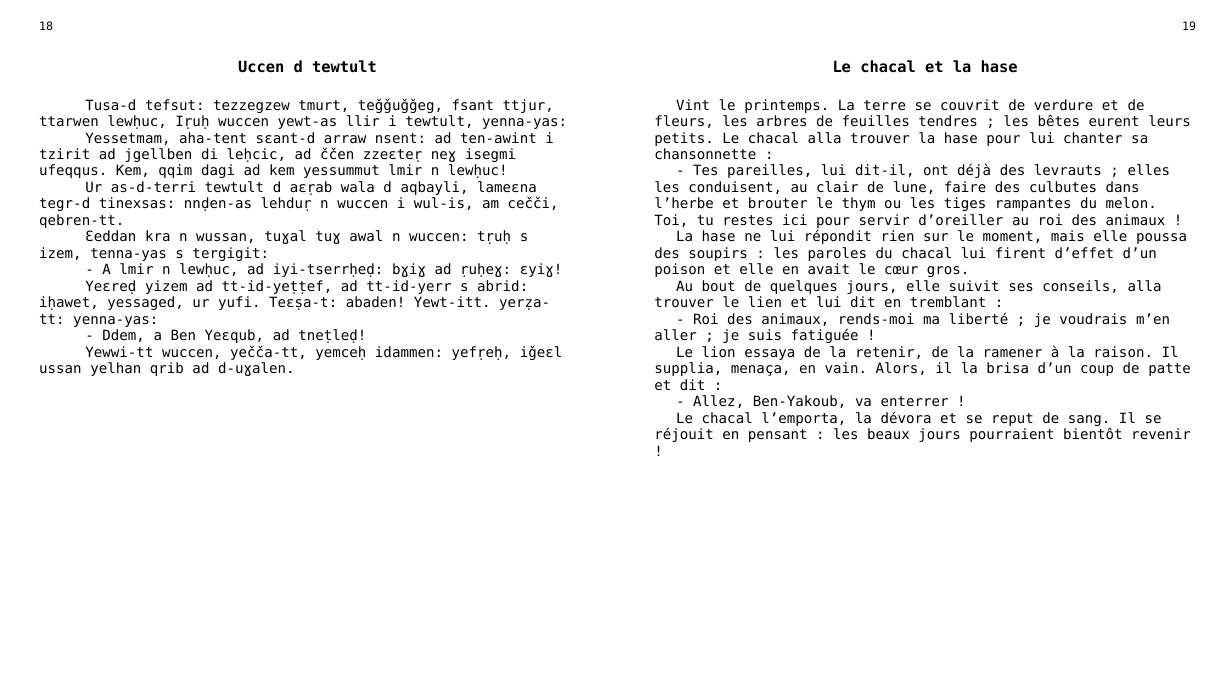
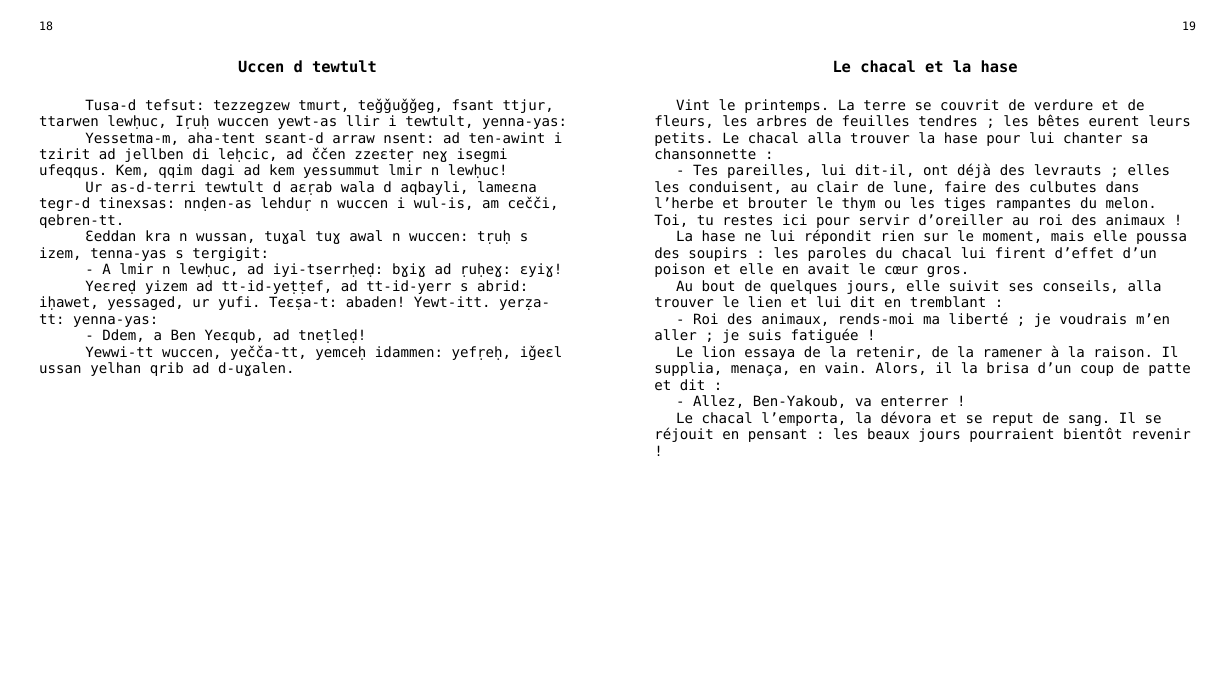
Before and after one commit to sferhah/tamacahut_n_wuccen, a slide deck: slide 5 of Uccen.ConsoleApp/uccen.pptx. Drawn at 1232x693 pixels with LibreOffice and Linux fonts; fonts in the diff are those of the drawing. Boxes give left, top, right and bottom in pixels: in the first picture for what was removed or moved away, otherwise in the second. Text is boxed around its words. In the diff, an @@ line names an element or a change of style, - is before the commit and + after.

```diff
--- a/Uccen.ConsoleApp/uccen.pptx
+++ b/Uccen.ConsoleApp/uccen.pptx
@@ table at [30,15,1205,668] @@
-row 3, column 1: Tusa-d tefsut: tezzegzew tmurt, teǧǧuǧǧeg, fsant ttjur, ttarwen lewḥuc, Iṛuḥ wuccen yewt-as llir i tewtult, yenna-yas: / Yessetmam, aha-tent sɛant-d arraw nsent: ad ten-awint i tzirit ad jgellben di leḥcic, ad ččen zzeɛteṛ neɣ isegmi ufeqqus. Kem, qqim dagi ad kem yessummut lmir n lewḥuc! / Ur as-d-terri tewtult d aɛṛab wala d aqbayli, lameɛna tegr-d tinexsas: nnḍen-as lehduṛ n wuccen i wul-is, am cečči, qebren-tt. / Ɛeddan kra n wussan, tuɣal tuɣ awal n wuccen: tṛuḥ s izem, tenna-yas s tergigit: / - A lmir n lewḥuc, ad iyi-tserrḥeḍ: bɣiɣ ad ṛuḥeɣ: ɛyiɣ! / Yeɛreḍ yizem ad tt-id-yeṭṭef, ad tt-id-yerr s abrid: iḥawet, yessaged, ur yufi. Teɛṣa-t: abaden! Yewt-itt. yerẓa-tt: yenna-yas: / - Ddem, a Ben Yeɛqub, ad tneṭleḍ! / Yewwi-tt wuccen, yečča-tt, yemceḥ idammen: yefṛeḥ, iǧeɛl ussan yelhan qrib ad d-uɣalen.
+row 3, column 1: Tusa-d tefsut: tezzegzew tmurt, teǧǧuǧǧeg, fsant ttjur, ttarwen lewḥuc, Iṛuḥ wuccen yewt-as llir i tewtult, yenna-yas: / Yessetma-m, aha-tent sɛant-d arraw nsent: ad ten-awint i tzirit ad jellben di leḥcic, ad ččen zzeɛteṛ neɣ isegmi ufeqqus. Kem, qqim dagi ad kem yessummut lmir n lewḥuc! / Ur as-d-terri tewtult d aɛṛab wala d aqbayli, lameɛna tegr-d tinexsas: nnḍen-as lehduṛ n wuccen i wul-is, am cečči, qebren-tt. / Ɛeddan kra n wussan, tuɣal tuɣ awal n wuccen: tṛuḥ s izem, tenna-yas s tergigit: / - A lmir n lewḥuc, ad iyi-tserrḥeḍ: bɣiɣ ad ṛuḥeɣ: ɛyiɣ! / Yeɛreḍ yizem ad tt-id-yeṭṭef, ad tt-id-yerr s abrid: iḥawet, yessaged, ur yufi. Teɛṣa-t: abaden! Yewt-itt. yerẓa-tt: yenna-yas: / - Ddem, a Ben Yeɛqub, ad tneṭleḍ! / Yewwi-tt wuccen, yečča-tt, yemceḥ idammen: yefṛeḥ, iǧeɛl ussan yelhan qrib ad d-uɣalen.
```
Also in this commit, not shown: 5 other slides changed, 1 other file.
